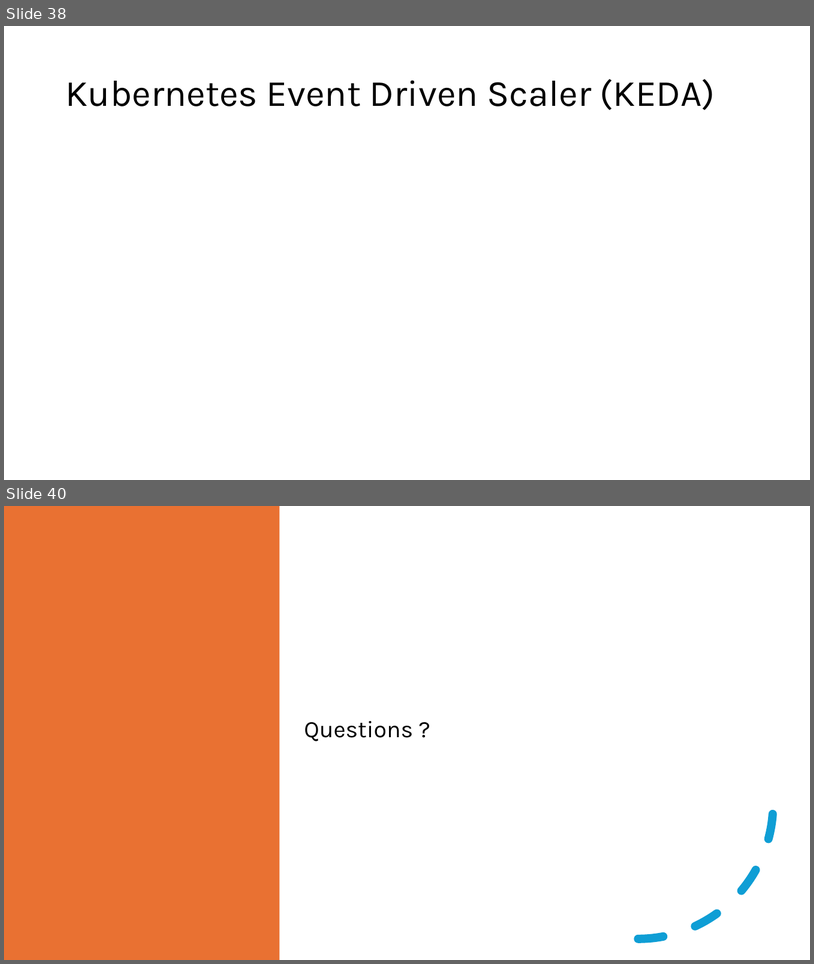
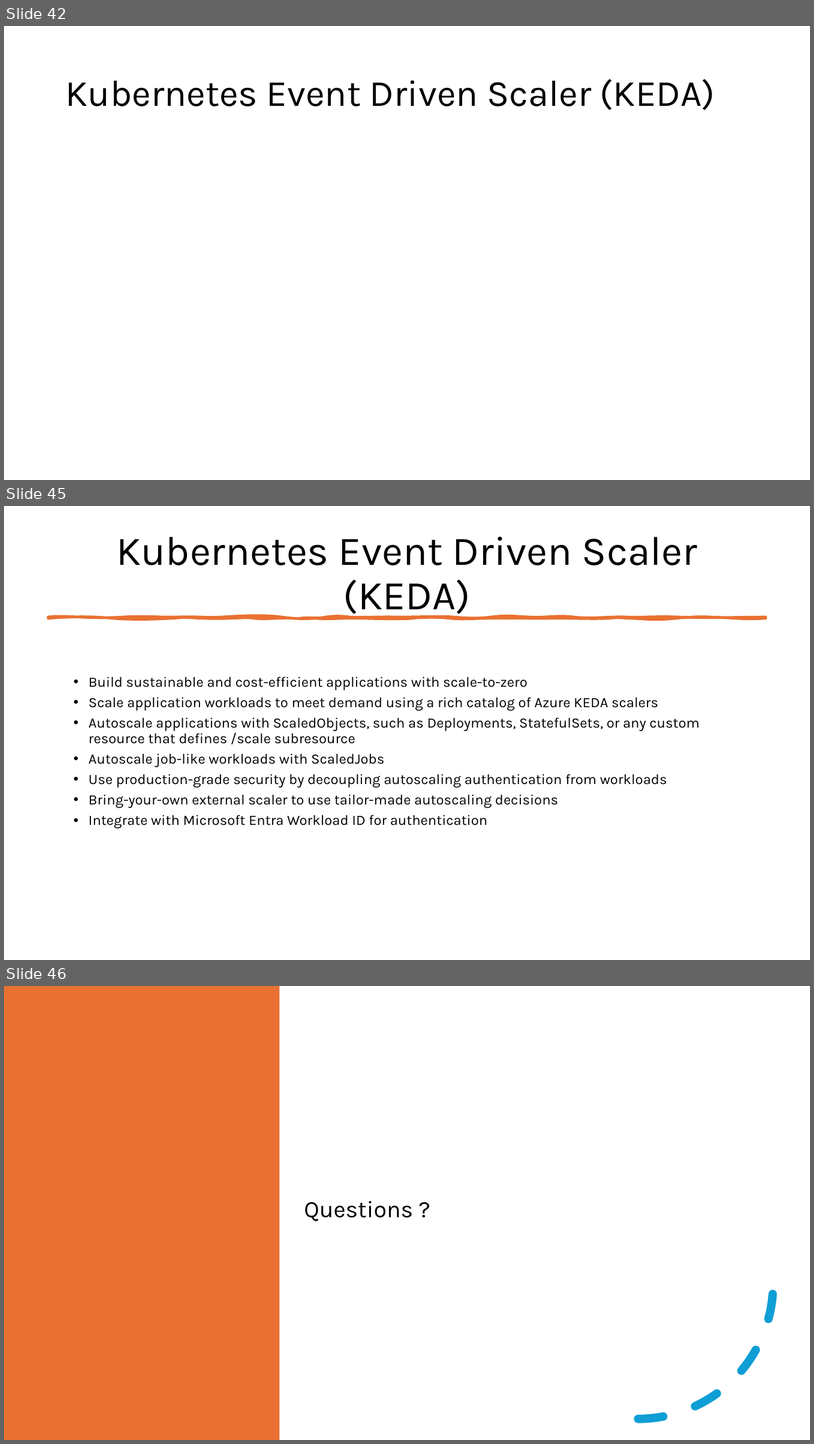
Before and after one commit to fhbilgen/AKSWorkshop, a slide deck: AKS_02_Node_Pools.pptx. Shown one above the other, each under a label of ours: slides 38 and 40 before the commit, slides 42, 45 and 46 after it; the slides between them are not shown. The pictures are 814x964 and 814x1444 pixels, drawn with LibreOffice and Linux fonts; fonts in the diff are those of the drawing. Boxes give left, top, right and bottom in pixels: in the first picture for what was removed or moved away, otherwise in the second. Text is boxed around its words. In the diff, an @@ line names an element or a change of style, - is before the commit and + after.

```diff
--- a/AKS_02_Node_Pools.pptx
+++ b/AKS_02_Node_Pools.pptx
@@ slide 45 added at box(4, 506, 810, 960), background #FFFFFF @@
@@ title added at box(116, 537, 698, 619), 48.6 pt, text #000000 @@
+Kubernetes Event Driven Scaler (KEDA)
@@ freeform shape added at box(48, 617, 766, 618), fill #E97132, outline #E97132 3.25 pt @@
@@ text added at box(89, 676, 699, 828), 17 pt, text #000000 @@
+• Build sustainable and cost-efficient applications with scale-to-zero
+• Scale application workloads to meet demand using a rich catalog of Azure KEDA scalers
+• Autoscale applications with ScaledObjects, such as Deployments, StatefulSets, or any custom resource that defines /scale subresource
+• Autoscale job-like workloads with ScaledJobs
+• Use production-grade security by decoupling autoscaling authentication from workloads
+• Bring-your-own external scaler to use tailor-made autoscaling decisions
+• Integrate with Microsoft Entra Workload ID for authentication
@@ what was slide 38 is now slide 42 @@
@@ what was slide 40 is now slide 46 @@
```
Also in this commit, not shown: 7 other slides added, 2 slides removed, 6 other files.
